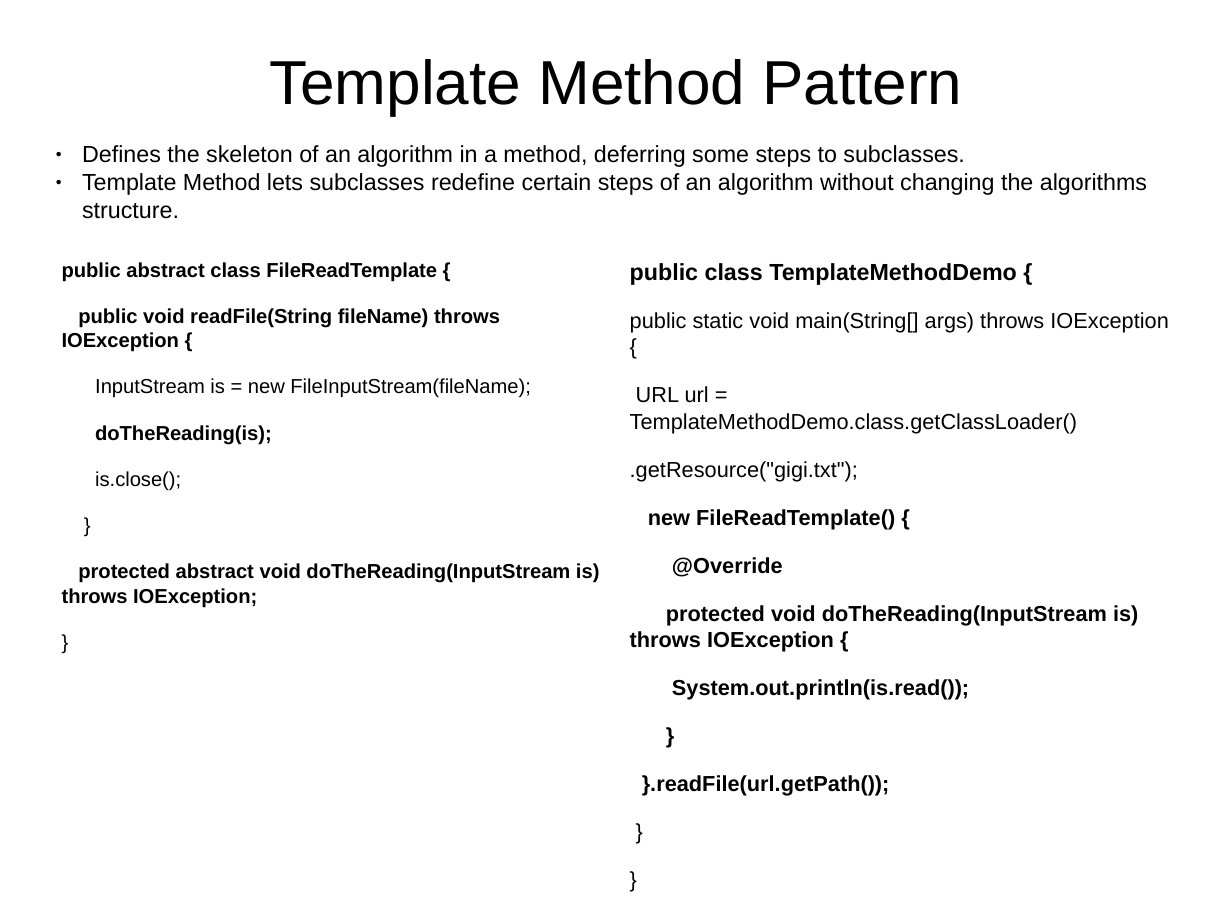
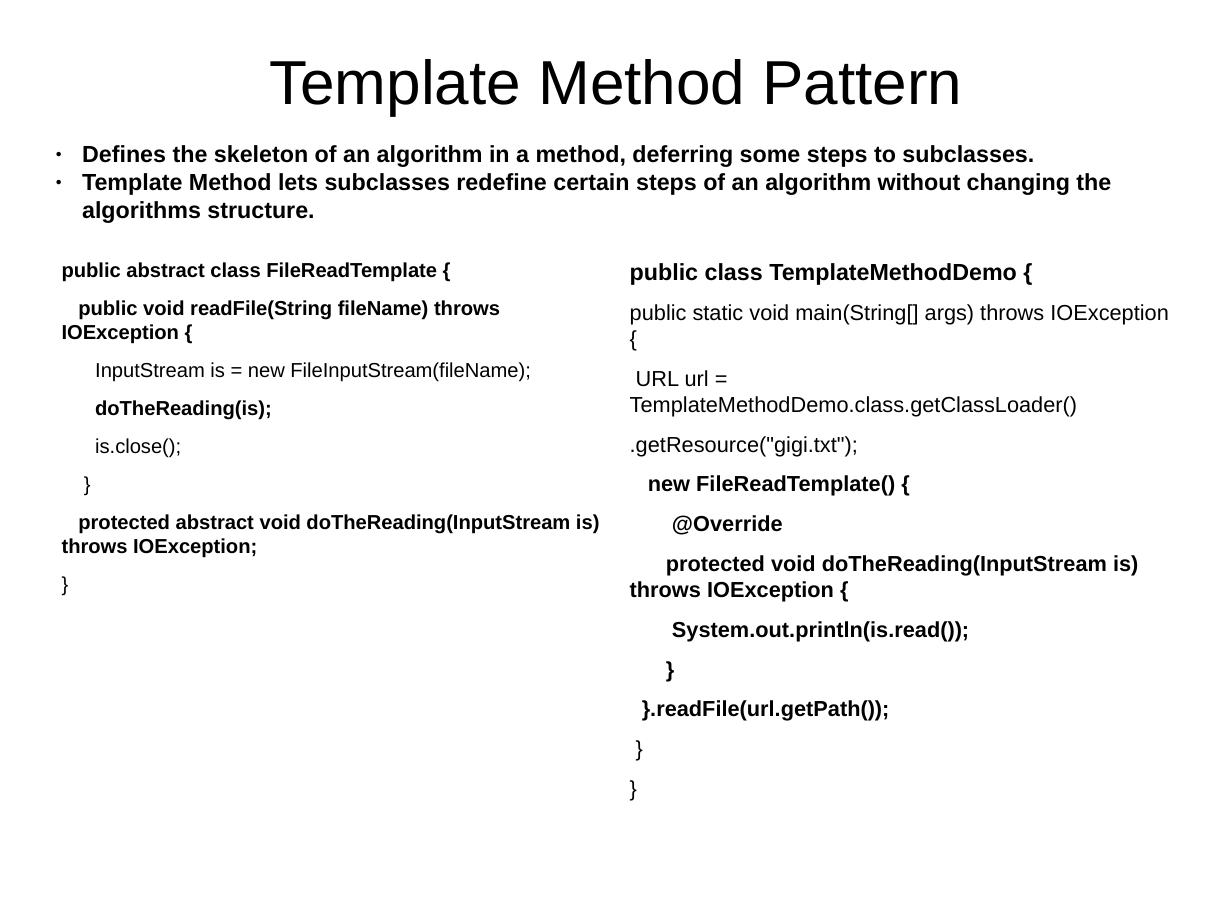
Before and after one commit to delia-popescu/spring-core, a slide deck: slide 7 of src/main/resources/spring_core.odp (slide 11 before the commit). Drawn at 1232x924 pixels with LibreOffice and Linux fonts; fonts in the diff are those of the drawing. Boxes give left, top, right and bottom in pixels: in the first picture for what was removed or moved away, otherwise in the second. Text is boxed around its words. In the diff, an @@ line names an element or a change of style, - is before the commit and + after.

```diff
--- a/src/main/resources/spring_core.odp
+++ b/src/main/resources/spring_core.odp
@@ text "Defines the skeleton of an ..." at <box>82,145,1111,223</box>: bold on @@
@@ text "public abstract class FileReadTemplate {" at <box>62,262,600,558</box>: less space between paragraphs @@
@@ text "public class TemplateMethodDemo {" at <box>630,263,1168,721</box>: less space between paragraphs @@
```
Also in this commit, not shown: 23 other slides changed, 34 slides added, 14 slides removed.
